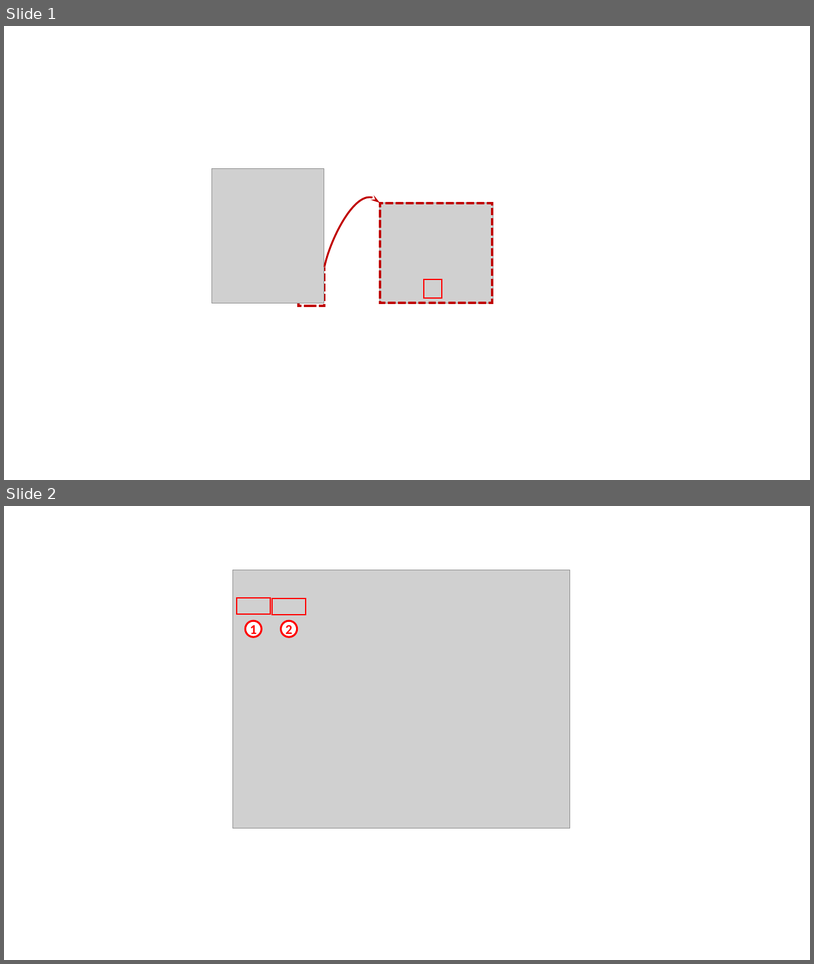
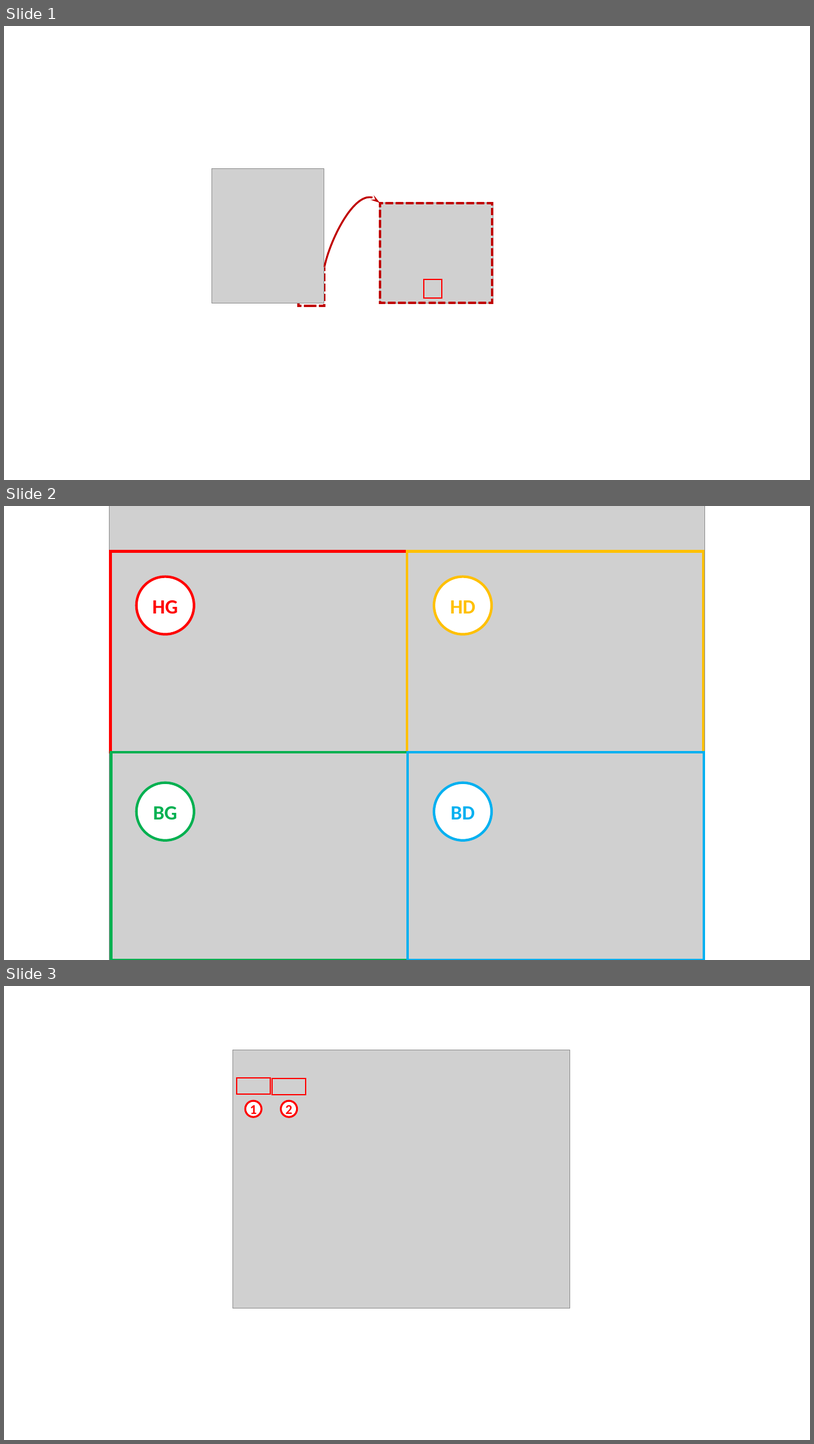
Before and after one commit to xpessoles/TP_Documents_PSI, a slide deck: 16_RC4/Figures/Figures.pptx. Shown one above the other, each under a label of ours: slides 1 and 2 before the commit, slides 1, 2 and 3 after it. The pictures are 814x964 and 814x1444 pixels, drawn with LibreOffice and Linux fonts; fonts in the diff are those of the drawing; grey boxes stand for pictures. Boxes give left, top, right and bottom in pixels: in the first picture for what was removed or moved away, otherwise in the second. Text is boxed around its words. In the diff, an @@ line names an element or a change of style, - is before the commit and + after.

```diff
--- a/16_RC4/Figures/Figures.pptx
+++ b/16_RC4/Figures/Figures.pptx
@@ slide 2 added at [4,506,810,960], background #FFFFFF @@
@@ picture added at [109,506,705,960] @@
@@ rectangle added at [110,552,407,752], outline #FF0000 3 pt @@
@@ rectangle added at [408,552,704,752], outline #FFC000 3 pt @@
@@ ellipse added at [137,577,194,634], fill #FFFFFF, outline #FF0000 3 pt, 24 pt, text #FF0000, bold @@
+HG
@@ ellipse added at [434,577,492,634], fill #FFFFFF, outline #FFC000 3 pt, 24 pt, text #FFC000, bold @@
+HD
@@ rectangle added at [111,752,408,960], outline #00B050 3 pt @@
@@ rectangle added at [408,752,705,960], outline #00B0F0 3 pt @@
@@ ellipse added at [137,783,194,840], fill #FFFFFF, outline #00B050 3 pt, 24 pt, text #00B050, bold @@
+BG
@@ ellipse added at [434,783,492,840], fill #FFFFFF, outline #00B0F0 3 pt, 24 pt, text #00B0F0, bold @@
+BD
@@ what was slide 2 is now slide 3 @@
```
Also in this commit, not shown: 23 other files.
